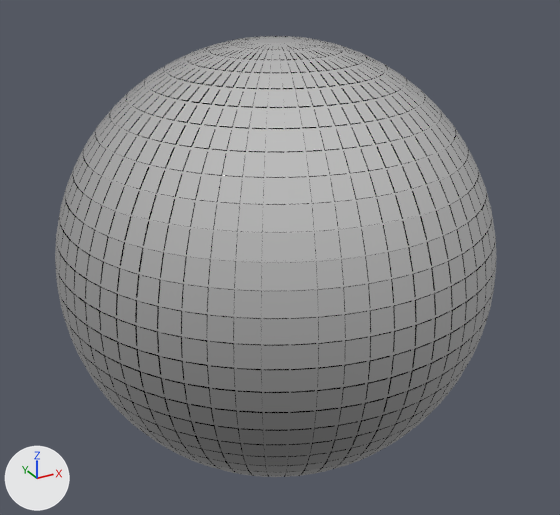
An edit to the glTF model game/assets/disco-ball/disco-ball.glb, drawn before and after from the same camera.
Camera for both pictures: a 50 mm camera at (-0.801, -1.475, 1.231) aimed at (0.007, -0.005, 0.496). Lighting does not change. The marker at lower left points along +X, +Y and +Z. The older version comes first. Where no turn or scale is listed for an object, it has been applied to the vertices.

Objects in the first picture: 'Disco_ball_ext_nocol', 'Disco_ball_int_nocol'.
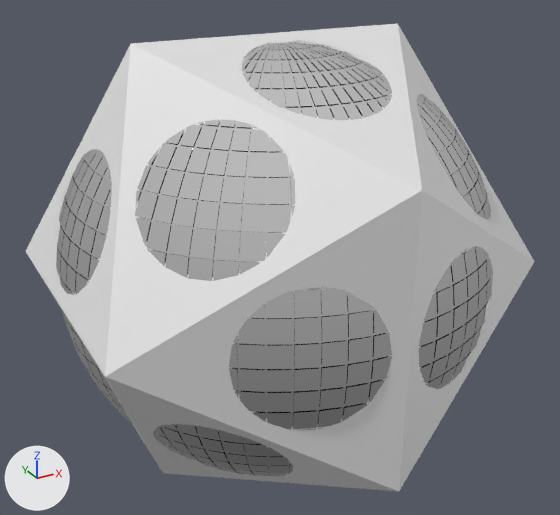
What differs and where, as boxes (x1, y1, x2, y2) in the pictures (560 x 515 px):
'disco-ball_col', added: after (26, 24, 534, 492)

The change in detail:
Mesh me_disco_ball_col is new.
It is an icosphere of 20 faces spanning x -0.51..0.51, y -0.51..0.51, z -0.012..1.009.
Object 'disco-ball_col' (ob_disco_ball_col) is new; it shows me_disco_ball_col.
Its location is (0.0, 0.0, 0.0).
